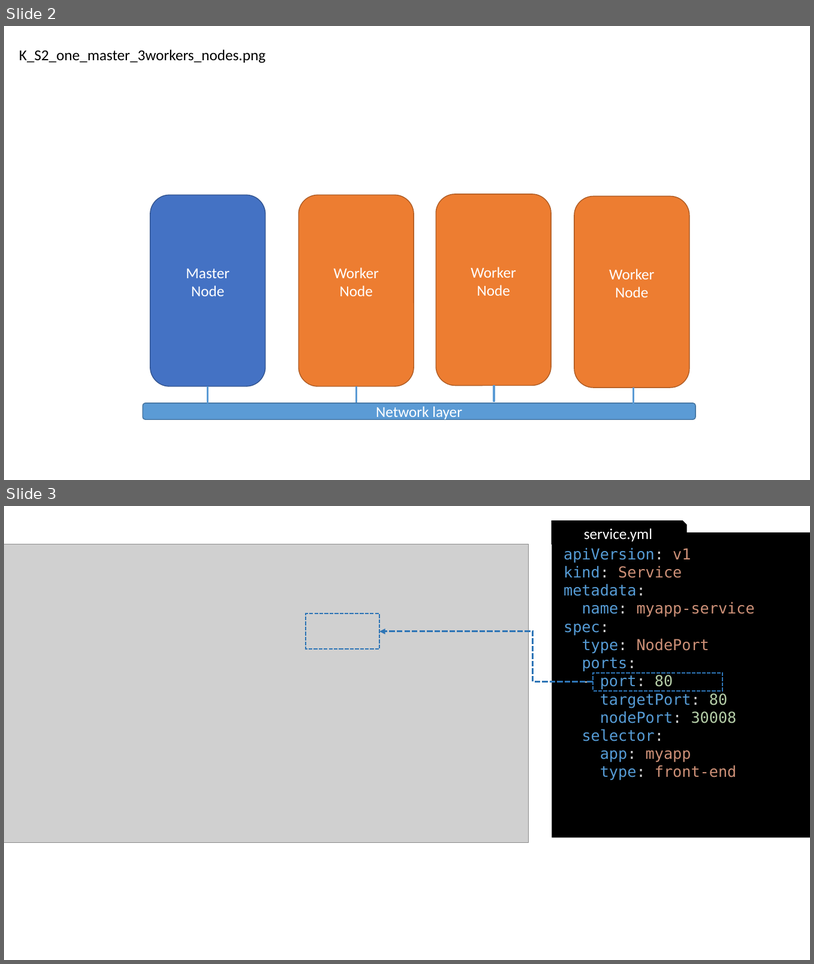
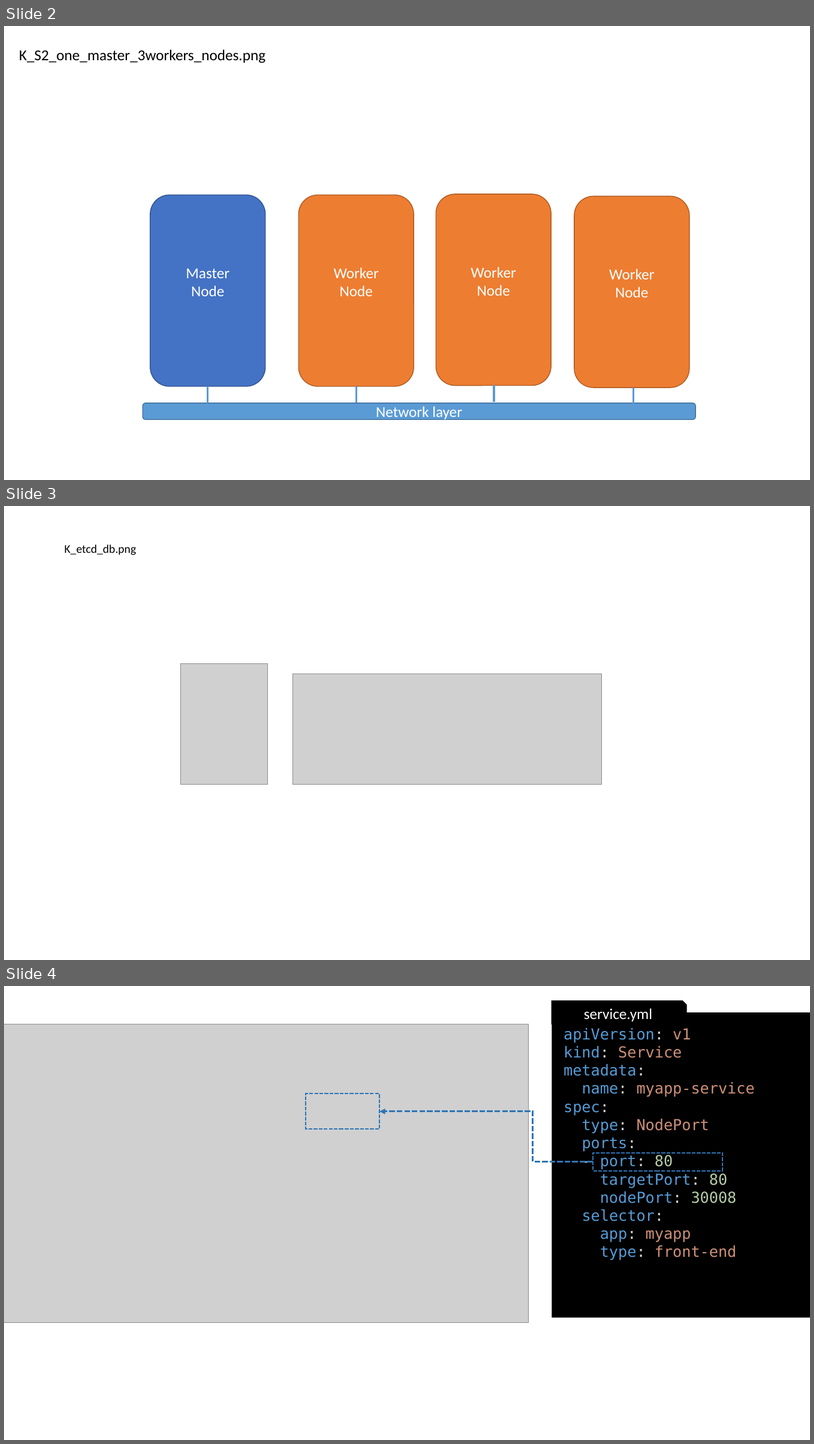
Before and after one commit to gerassimos/kgs, a slide deck: docs/images/slides_images.pptx. Shown one above the other, each under a label of ours: slides 2 and 3 before the commit, slides 2, 3 and 4 after it. The pictures are 814x964 and 814x1444 pixels, drawn with LibreOffice and Linux fonts; fonts in the diff are those of the drawing; grey boxes stand for pictures. Boxes give left, top, right and bottom in pixels: in the first picture for what was removed or moved away, otherwise in the second. Text is boxed around its words. In the diff, an @@ line names an element or a change of style, - is before the commit and + after.

```diff
--- a/docs/images/slides_images.pptx
+++ b/docs/images/slides_images.pptx
@@ slide 3 added at [4,506,810,960], background #FFFFFF @@
@@ title added at [65,544,137,555], 14 pt, text #000000 @@
+K_etcd_db.png
@@ picture added at [180,663,268,784] @@
@@ picture added at [293,673,602,784] @@
@@ what was slide 3 is now slide 4 @@
```
Also in this commit, not shown: 4 other files.
